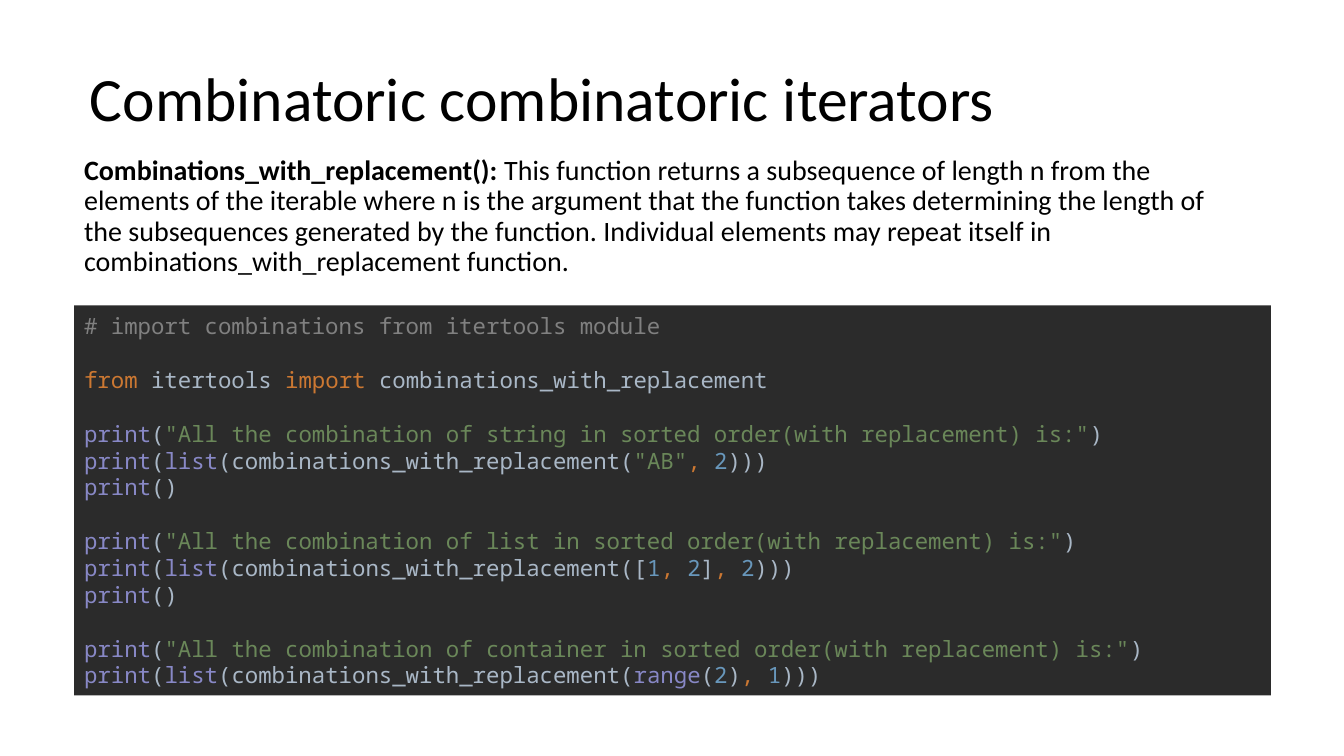
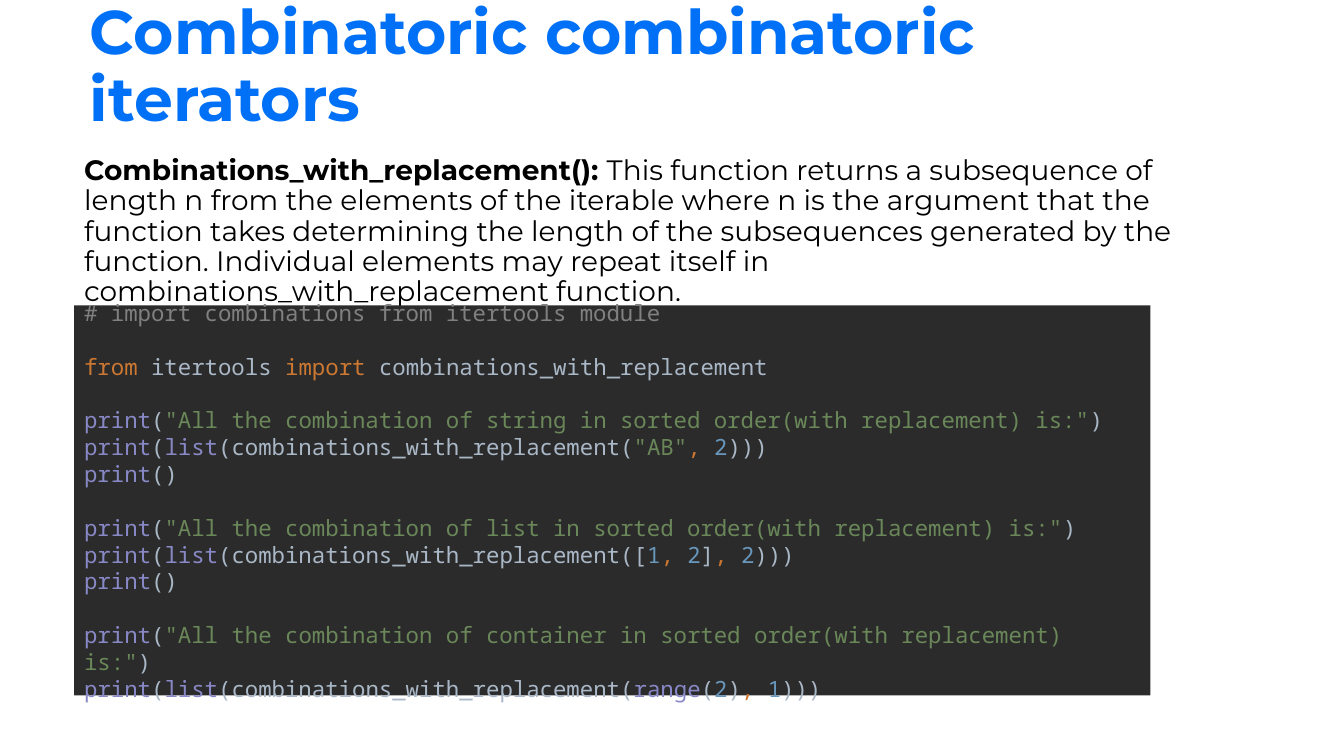
Before and after one commit to Spax04/PythonCourse, a slide deck: slide 45 of adv_new/Module 01 - Advanced technics.pptx. Drawn at 1344x756 pixels with LibreOffice and Linux fonts; fonts in the diff are those of the drawing; background and template pictures are left out. Boxes give left, top, right and bottom in pixels: in the first picture for what was removed or moved away, otherwise in the second. Text is boxed around its words. In the diff, an @@ line names an element or a change of style, - is before the commit and + after.

```diff
--- a/adv_new/Module 01 - Advanced technics.pptx
+++ b/adv_new/Module 01 - Advanced technics.pptx
@@ title "Combinatoric combinatoric iterators" at <box>90,5,975,122</box>: font Calibri to Montserrat, text colour #000000 to #0071F6, bold on @@
@@ text "Combinations_with_replacement(): This function returns a ..." at <box>84,158,1171,309</box>: font Calibri to Montserrat @@
@@ rectangle "# import combinations from itertools ...": place and size @@
-rectangle "# import combinations from itertools ..." at <box>74,306,1270,696</box>
+rectangle "# import combinations from itertools ..." at <box>74,306,1150,696</box>
```
Also in this commit, not shown: 65 other slides changed, 15 other files.
